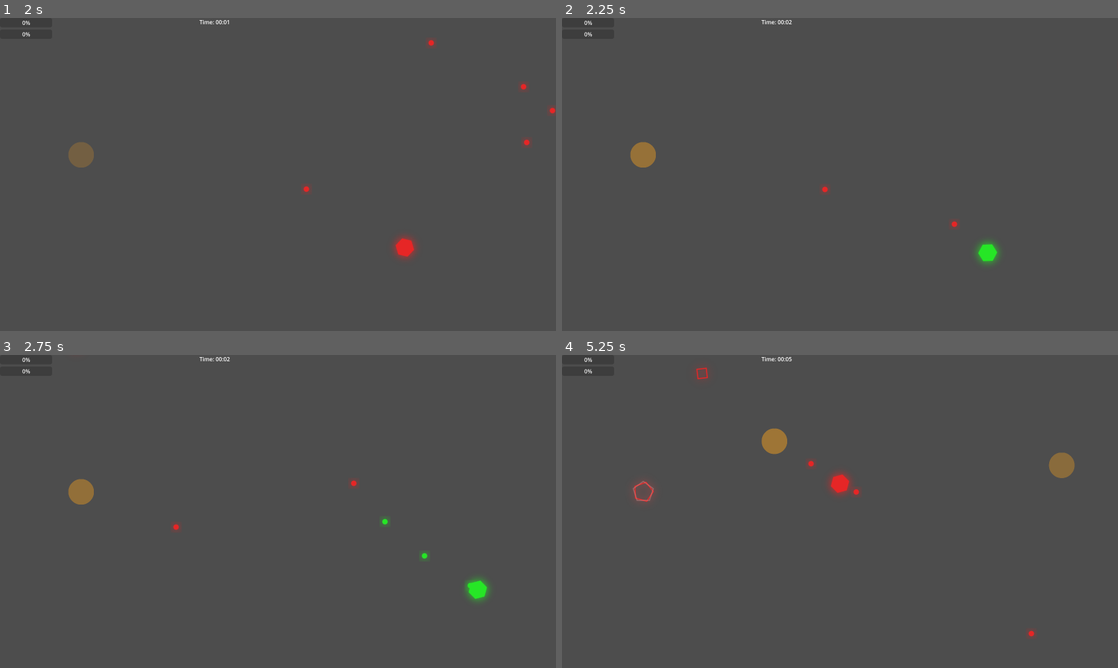
Above: before the commit, frames 1-4 (two rows, left to right).
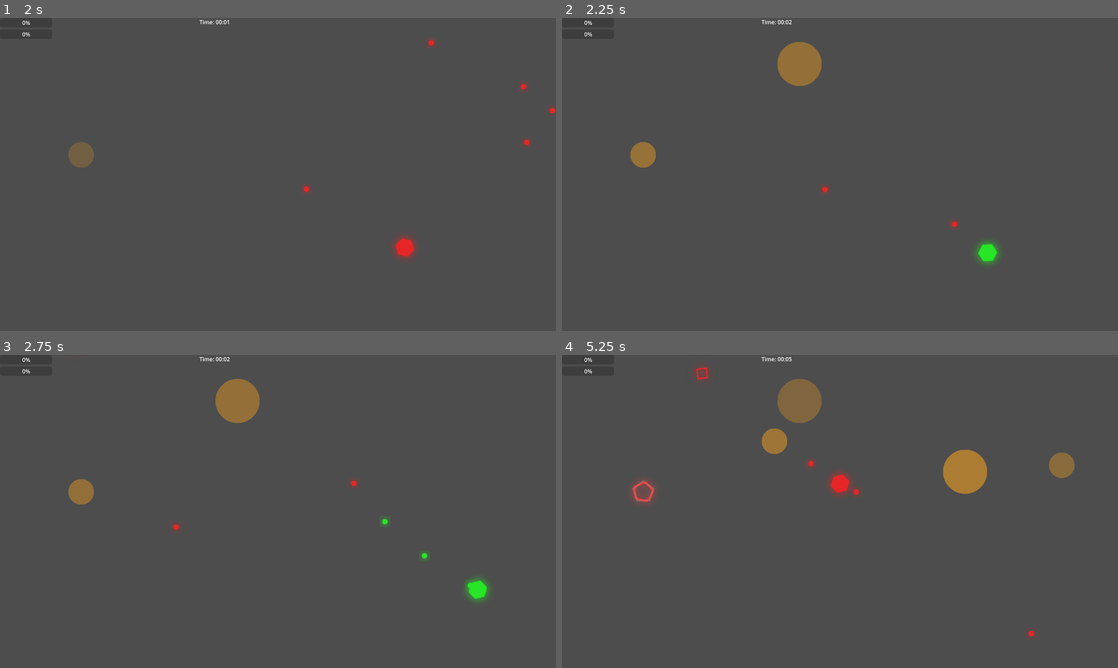
Above: after the commit, the same moments.

Repository: E3-Hub/major-jam-7
Game: Godot game, scene res://scenes/world/main.tscn
The game is run twice, just before and just after one commit, with the same random seed, the same clock (stepped at 60 frames per second) and the same inputs.
Inputs (mouse positions are in pixels of both pictures, inside the frame that each line leads up to):
- Up to frame 1 (2 s): tap Enter at 0.5 s; move the mouse to (400, 158) at 0.52 s; press the mouse at (400, 158) at 0.53 s; hold D (move_right) 0.53-1.28 s; tap Space (dash) at 0.6, 1.55 s; move the mouse to (166, 190) at 1.27 s; release the mouse at (166, 190) at 1.28 s; hold S (move_down) from 1.28 s (still down); click (166, 190) at 1.35 s
- Up to frame 2 (2.25 s): move the mouse to (895, 105) at 2.02 s; release S (move_down) at 2.03 s; press the mouse at (895, 105) at 2.03 s; hold D (move_right) from 2.03 s (still down); tap Q (cycle_color_next) at 2.1 s
- Up to frame 3 (2.75 s): keep holding D (move_right)
- Up to frame 4 (5.25 s): move the mouse to (812, 574) at 2.77 s; release D (move_right) at 2.78 s; release the mouse at (812, 574) at 2.78 s; hold W (move_up) 2.78-3.53 s; tap E (cycle_color_prev) at 2.85 s; tap Space (dash) at 3.05, 3.6, 4.55, 5.1 s; move the mouse to (1006, 558) at 3.52 s; press the mouse at (1006, 558) at 3.53 s; hold A (move_left) 3.53-5.03 s; move the mouse to (673, 464) at 4.27 s; release the mouse at (673, 464) at 4.28 s; click (673, 464) at 4.35 s; move the mouse to (867, 511) at 5.02 s; press the mouse at (867, 511) at 5.03 s; hold S (move_down) from 5.03 s (still down)

Frame 1 is identical in both runs. In frame 2, 0.9% of the frame differs, in the area x 38-47%, y 7-22%; in frame 3, 0.9%; in frame 4, 1.9%, in the area x 12-77%, y 4-48%.

Commit message:
add bosses

Diff:
--- /dev/null
+++ b/scenes/enemies/bosses/cannon_boss.tscn
@@ -0,0 +1,40 @@
+[gd_scene load_steps=6 format=3 uid="uid://b0mxywtnj1svf"]
+
+[ext_resource type="PackedScene" uid="uid://cjfb0kdsmryb" path="res://scenes/enemies/cannon_enemy.tscn" id="1_ftpod"]
+[ext_resource type="Script" uid="uid://c32e8jc8rmew0" path="res://scripts/enemies/bosses/cannon_boss.gd" id="2_tqxf2"]
+[ext_resource type="Texture2D" uid="uid://deqoaxl2vycj3" path="res://assets/enemies/bosses/cannon_boss.png" id="2_yee7a"]
+
+[sub_resource type="Shader" id="Shader_yee7a"]
+resource_local_to_scene = true
+code = "shader_type canvas_item;
+
+uniform vec4 target_color : source_color = vec4(1.0, 1.0, 1.0, 1.0);
+uniform float color_intensity : hint_range(0.0, 2.0) = 1.0;
+
+void fragment() {
+    vec4 tex_color = texture(TEXTURE, UV);
+
+    // Replace all pixels with target color, keeping original alpha
+    COLOR.rgb = target_color.rgb * color_intensity;
+    COLOR.a = tex_color.a * target_color.a;
+}"
+
+[sub_resource type="ShaderMaterial" id="ShaderMaterial_tqxf2"]
+resource_local_to_scene = true
+shader = SubResource("Shader_yee7a")
+shader_parameter/target_color = Color(1, 1, 1, 1)
+shader_parameter/color_intensity = 1.0
+
+[node name="CannonBoss" instance=ExtResource("1_ftpod")]
+script = ExtResource("2_tqxf2")
+spawn_warning_time = 5.0
+landing_damage = 50
+landing_knockback_force = 600.0
+shoot_range = 1000.0
+
+[node name="WarningCircle" parent="LandingArea" index="0"]
+scale = Vector2(0.539062, 0.539062)
+
+[node name="Sprite2D" parent="." index="2"]
+material = SubResource("ShaderMaterial_tqxf2")
+texture = ExtResource("2_yee7a")
--- /dev/null
+++ b/scenes/enemies/bosses/dashing_boss.tscn
@@ -0,0 +1,48 @@
+[gd_scene load_steps=7 format=3 uid="uid://bopl6ffcqw4mr"]
+
+[ext_resource type="PackedScene" uid="uid://dojfb0kdsmryb" path="res://scenes/enemies/dashing_enemy.tscn" id="1_iqv2l"]
+[ext_resource type="Texture2D" uid="uid://ctn6sp8alxrsn" path="res://assets/enemies/bosses/dashing_boss.png" id="2_1ndb3"]
+
+[sub_resource type="CapsuleShape2D" id="CapsuleShape2D_0vlp5"]
+radius = 34.0
+height = 92.0
+
+[sub_resource type="Shader" id="Shader_1ndb3"]
+resource_local_to_scene = true
+code = "shader_type canvas_item;
+
+uniform vec4 target_color : source_color = vec4(1.0, 1.0, 1.0, 1.0);
+uniform float color_intensity : hint_range(0.0, 2.0) = 1.0;
+
+void fragment() {
+    vec4 tex_color = texture(TEXTURE, UV);
+
+    // Replace all pixels with target color, keeping original alpha
+    COLOR.rgb = target_color.rgb * color_intensity;
+    COLOR.a = tex_color.a * target_color.a;
+}"
+
+[sub_resource type="ShaderMaterial" id="ShaderMaterial_0vlp5"]
+resource_local_to_scene = true
+shader = SubResource("Shader_1ndb3")
+shader_parameter/target_color = Color(1, 1, 1, 1)
+shader_parameter/color_intensity = 1.0
+
+[sub_resource type="CapsuleShape2D" id="CapsuleShape2D_lejqn"]
+radius = 36.0
+height = 96.0
+
+[node name="DashingBoss" instance=ExtResource("1_iqv2l")]
+
+[node name="CollisionShape2D" parent="." index="0"]
+rotation = 1.5708
+shape = SubResource("CapsuleShape2D_0vlp5")
+
+[node name="Sprite2D" parent="." index="1"]
+material = SubResource("ShaderMaterial_0vlp5")
+scale = Vector2(0.8, 0.8)
+texture = ExtResource("2_1ndb3")
+
+[node name="CollisionShape2D" parent="DashAttackArea" index="0"]
+rotation = 1.5708
+shape = SubResource("CapsuleShape2D_lejqn")
--- /dev/null
+++ b/scenes/enemies/bosses/shooting_boss.tscn
@@ -0,0 +1,41 @@
+[gd_scene load_steps=7 format=3 uid="uid://cypnige0s0agl"]
+
+[ext_resource type="Script" uid="uid://ce4a4cbkuik84" path="res://scripts/enemies/bosses/shooting_boss.gd" id="1_4jiwq"]
+[ext_resource type="PackedScene" uid="uid://d2romlyepgwxu" path="res://scenes/enemies/shooting_enemy.tscn" id="1_j4y3o"]
+[ext_resource type="Texture2D" uid="uid://crmawcupdx11q" path="res://assets/enemies/bosses/shooting_boss.png" id="3_k02oh"]
+
+[sub_resource type="CircleShape2D" id="CircleShape2D_k02oh"]
+radius = 38.0132
+
+[sub_resource type="Shader" id="Shader_alopq"]
+resource_local_to_scene = true
+code = "shader_type canvas_item;
+
+uniform vec4 target_color : source_color = vec4(1.0, 1.0, 1.0, 1.0);
+uniform float color_intensity : hint_range(0.0, 2.0) = 1.0;
+
+void fragment() {
+    vec4 tex_color = texture(TEXTURE, UV);
+
+    // Replace all pixels with target color, keeping original alpha
+    COLOR.rgb = target_color.rgb * color_intensity;
+    COLOR.a = tex_color.a * target_color.a;
+}"
+
+[sub_resource type="ShaderMaterial" id="ShaderMaterial_hggxl"]
+resource_local_to_scene = true
+shader = SubResource("Shader_alopq")
+shader_parameter/target_color = Color(1, 1, 1, 1)
+shader_parameter/color_intensity = 1.0
+
+[node name="ShootingBoss" instance=ExtResource("1_j4y3o")]
+script = ExtResource("1_4jiwq")
+
+[node name="CollisionShape2D" parent="." index="0"]
+shape = SubResource("CircleShape2D_k02oh")
+
+[node name="Sprite2D" parent="." index="1"]
+material = SubResource("ShaderMaterial_hggxl")
+position = Vector2(0, -9)
+scale = Vector2(0.8, 0.8)
+texture = ExtResource("3_k02oh")
--- a/scenes/enemies/cannon_enemy.tscn
+++ b/scenes/enemies/cannon_enemy.tscn
@@ -7,17 +7,17 @@
 [ext_resource type="Texture2D" uid="uid://bb6reflu8t6xr" path="res://assets/enemies/danger_zone.png" id="4_ov0ih"]
 [ext_resource type="Texture2D" uid="uid://cllq501qu0iqg" path="res://assets/enemies/cannon_enemy.png" id="6_ov0ih"]
 
+[sub_resource type="CircleShape2D" id="CircleShape2D_landing"]
+radius = 63.1269
+
 [sub_resource type="CircleShape2D" id="CircleShape2D_cannon"]
-radius = 29.0689
+radius = 57.0088
 
 [sub_resource type="ShaderMaterial" id="ShaderMaterial_cannon"]
 resource_local_to_scene = true
 shader = ExtResource("4_bghml")
 shader_parameter/target_color = Color(1, 1, 1, 1)
 shader_parameter/color_intensity = 1.0
-
-[sub_resource type="CircleShape2D" id="CircleShape2D_landing"]
-radius = 34.0588
 
 [node name="CannonEnemy" instance=ExtResource("1_5ipbc")]
 script = ExtResource("2_cannon")
@@ -26,25 +26,11 @@
 landing_radius = 40.0
 landing_knockback_force = 300.0
 shoot_range = 400.0
-shoot_cooldown = 3.0
+shoot_cooldown = 4.0
 bullet_scene = ExtResource("3_ov0ih")
 speed = 0.0
 
-[node name="CollisionShape2D" parent="." index="0"]
-shape = SubResource("CircleShape2D_cannon")
-
-[node name="Sprite2D" parent="." index="1"]
-material = SubResource("ShaderMaterial_cannon")
-texture = ExtResource("6_ov0ih")
-
-[node name="HealthSystem" parent="." index="2"]
-max_health = 80
-
-[node name="WarningTimer" type="Timer" parent="." index="3"]
-
-[node name="ShootTimer" type="Timer" parent="." index="4"]
-
-[node name="LandingArea" type="Area2D" parent="." index="5"]
+[node name="LandingArea" type="Area2D" parent="." index="0"]
 collision_layer = 0
 collision_mask = 3
 
@@ -55,4 +41,18 @@
 [node name="CollisionShape2D" type="CollisionShape2D" parent="LandingArea" index="1"]
 shape = SubResource("CircleShape2D_landing")
 
+[node name="CollisionShape2D" parent="." index="1"]
+shape = SubResource("CircleShape2D_cannon")
+
+[node name="Sprite2D" parent="." index="2"]
+material = SubResource("ShaderMaterial_cannon")
+texture = ExtResource("6_ov0ih")
+
+[node name="HealthSystem" parent="." index="3"]
+max_health = 80
+
+[node name="WarningTimer" type="Timer" parent="." index="4"]
+
+[node name="ShootTimer" type="Timer" parent="." index="5"]
+
 [connection signal="body_entered" from="LandingArea" to="." method="_on_landing_area_body_entered"]
--- a/scenes/enemies/shooting_enemy.tscn
+++ b/scenes/enemies/shooting_enemy.tscn
@@ -7,7 +7,7 @@
 [ext_resource type="Texture2D" uid="uid://cii7dqbxbrkds" path="res://assets/enemies/shooting_enemy.png" id="4_lq5po"]
 
 [sub_resource type="CircleShape2D" id="CircleShape2D_l333l"]
-radius = 17.0294
+radius = 38.0132
 
 [sub_resource type="ShaderMaterial" id="ShaderMaterial_bghml"]
 resource_local_to_scene = true
--- a/scenes/world/main.tscn
+++ b/scenes/world/main.tscn
@@ -8,6 +8,9 @@
 [ext_resource type="PackedScene" uid="uid://d2romlyepgwxu" path="res://scenes/enemies/shooting_enemy.tscn" id="5_7tdlr"]
 [ext_resource type="PackedScene" uid="uid://dojfb0kdsmryb" path="res://scenes/enemies/dashing_enemy.tscn" id="6_8xk2r"]
 [ext_resource type="PackedScene" uid="uid://cjfb0kdsmryb" path="res://scenes/enemies/cannon_enemy.tscn" id="7_cannon"]
+[ext_resource type="PackedScene" uid="uid://bopl6ffcqw4mr" path="res://scenes/enemies/bosses/dashing_boss.tscn" id="9_85j56"]
+[ext_resource type="PackedScene" uid="uid://cypnige0s0agl" path="res://scenes/enemies/bosses/shooting_boss.tscn" id="9_j0vxu"]
+[ext_resource type="PackedScene" uid="uid://b0mxywtnj1svf" path="res://scenes/enemies/bosses/cannon_boss.tscn" id="10_qip8x"]
 
 [node name="Main" type="Node2D"]
 
@@ -29,10 +32,13 @@
 
 [node name="PatchTimer" type="Timer" parent="GameManager/PatchSystem"]
 
-[node name="EnemySpawner" type="Node2D" parent="." groups=["enemy_spawner"]]
+[node name="EnemySpawner" type="Node2D" parent="."]
 script = ExtResource("4_wbupf")
 enemy_scenes = Array[PackedScene]([ExtResource("5_7tdlr"), ExtResource("6_8xk2r"), ExtResource("7_cannon")])
 
-[node name="SpawnTimer" type="Timer" parent="EnemySpawner"]
-
-[node name="SpawnWaveTimer" type="Timer" parent="EnemySpawner"]
+[node name="BossSpawner" type="Node2D" parent="."]
+script = ExtResource("4_wbupf")
+enemy_scenes = Array[PackedScene]([ExtResource("9_85j56"), ExtResource("10_qip8x"), ExtResource("9_j0vxu")])
+spawn_interval = 2.0
+spawn_wave_interval = 20.0
+metadata/_custom_type_script = "uid://dhhniimbgha7d"
--- /dev/null
+++ b/scripts/enemies/bosses/cannon_boss.gd
@@ -0,0 +1,21 @@
+extends CannonEnemy
+class_name CannonBoss
+
+func shoot_heavy_bullet():
+    # Shoot 12 bullets in a full circle around the boss
+    var num_bullets = 12
+    var angle_step = 2 * PI / num_bullets # 360 degrees / 12 = 30 degrees per bullet
+
+    for i in range(num_bullets):
+        var angle = i * angle_step
+        var direction = Vector2(cos(angle), sin(angle))
+
+        var bullet: EnemyBullet = bullet_scene.instantiate()
+        get_tree().current_scene.add_child(bullet)
+
+        bullet.setup(global_position, direction)
+        bullet.scale = Vector2(3.0, 3.0) # Keep the heavy bullet scaling
+
+    # Set cooldown (same as parent class)
+    can_shoot = false
+    shoot_timer.start()
--- /dev/null
+++ b/scripts/enemies/bosses/shooting_boss.gd
@@ -0,0 +1,28 @@
+extends ShootingEnemy
+class_name ShootingBoss
+
+func shoot_at_player():
+    var direction = (player.global_position - global_position).normalized()
+
+    # Define offset positions relative to the boss's facing direction
+    var offsets = [
+        Vector2(-20, 0), # Left side (relative to boss orientation)
+        Vector2(0, 0), # Center
+        Vector2(20, 0) # Right side (relative to boss orientation)
+    ]
+
+    # Shoot 3 bullets from different positions but same direction
+    for offset in offsets:
+        # Rotate the offset based on the boss's current rotation
+        var rotated_offset = offset.rotated(rotation)
+        var bullet_origin = global_position + rotated_offset
+
+        var bullet: EnemyBullet = bullet_scene.instantiate()
+        get_tree().current_scene.add_child(bullet)
+
+        bullet.setup(bullet_origin, direction)
+        bullet.scale = Vector2(1.5, 1.5)
+
+    # Set cooldown (same as parent class)
+    can_shoot = false
+    shoot_timer.start()
--- a/scripts/enemies/cannon_enemy.gd
+++ b/scripts/enemies/cannon_enemy.gd
@@ -3,7 +3,6 @@
 
 @export var spawn_warning_time: float = 3.0
 @export var landing_damage: int = 30
-@export var landing_radius: float = 40.0
 @export var landing_knockback_force: float = 300.0
 @export var shoot_range: float = 400.0
 @export var shoot_cooldown: float = 4.0
--- a/scripts/systems/enemy_spawner.gd
+++ b/scripts/systems/enemy_spawner.gd
@@ -7,8 +7,8 @@
 @export var spawn_outside_margin: float = 100.0
 @export var spawn_inside_margin: float = 100.0
 
-@onready var spawn_timer: Timer = $SpawnTimer
-@onready var spawn_wave_timer: Timer = $SpawnWaveTimer
+var spawn_timer: Timer
+var spawn_wave_timer: Timer
 
 var player: Player
 var current_level: int = 1
@@ -23,10 +23,14 @@
 	player.experience_system.level_up.connect(_on_player_level_up)
 
 	# Setup spawn timer
+	spawn_timer = Timer.new()
+	add_child(spawn_timer)
 	spawn_timer.wait_time = spawn_interval
 	spawn_timer.timeout.connect(_on_spawn_timer_timeout)
 	spawn_timer.start()
 
+	spawn_wave_timer = Timer.new()
+	add_child(spawn_wave_timer)
 	spawn_wave_timer.wait_time = spawn_wave_interval
 	spawn_wave_timer.timeout.connect(_on_spawn_wave_timeout)
 	spawn_wave_timer.start()
--- a/scripts/systems/patch_system/patch_system.gd
+++ b/scripts/systems/patch_system/patch_system.gd
@@ -7,7 +7,6 @@
 @onready var patch_timer: Timer = $PatchTimer
 
 var game_manager: GameManager
-var enemy_spawner: EnemySpawner
 var player: Player
 var patch_count: int = 0
 
@@ -44,7 +43,6 @@
 func _ready():
 	# Find game components
 	game_manager = get_tree().get_first_node_in_group("game_manager")
-	enemy_spawner = get_tree().get_first_node_in_group("enemy_spawner")
 	player = get_tree().get_first_node_in_group("player")
 
 	# Setup patch timer
Binary file added: assets/enemies/bosses/cannon_boss.png
Not shown, added: assets/enemies/bosses/cannon_boss.png.import
Binary file added: assets/enemies/bosses/dashing_boss.png
Not shown, added: assets/enemies/bosses/dashing_boss.png.import
Binary file added: assets/enemies/bosses/shooting_boss.png
Not shown, added: assets/enemies/bosses/shooting_boss.png.import
Binary file changed: assets/enemies/cannon_enemy.png
Binary file changed: assets/enemies/dashing_enemy.png
Not shown: 1 places in scenes/world/main.tscn that only renumber resources
Not shown, added: assets/enemies/.DS_Store
Not shown, changed: polygon_drawer.html
